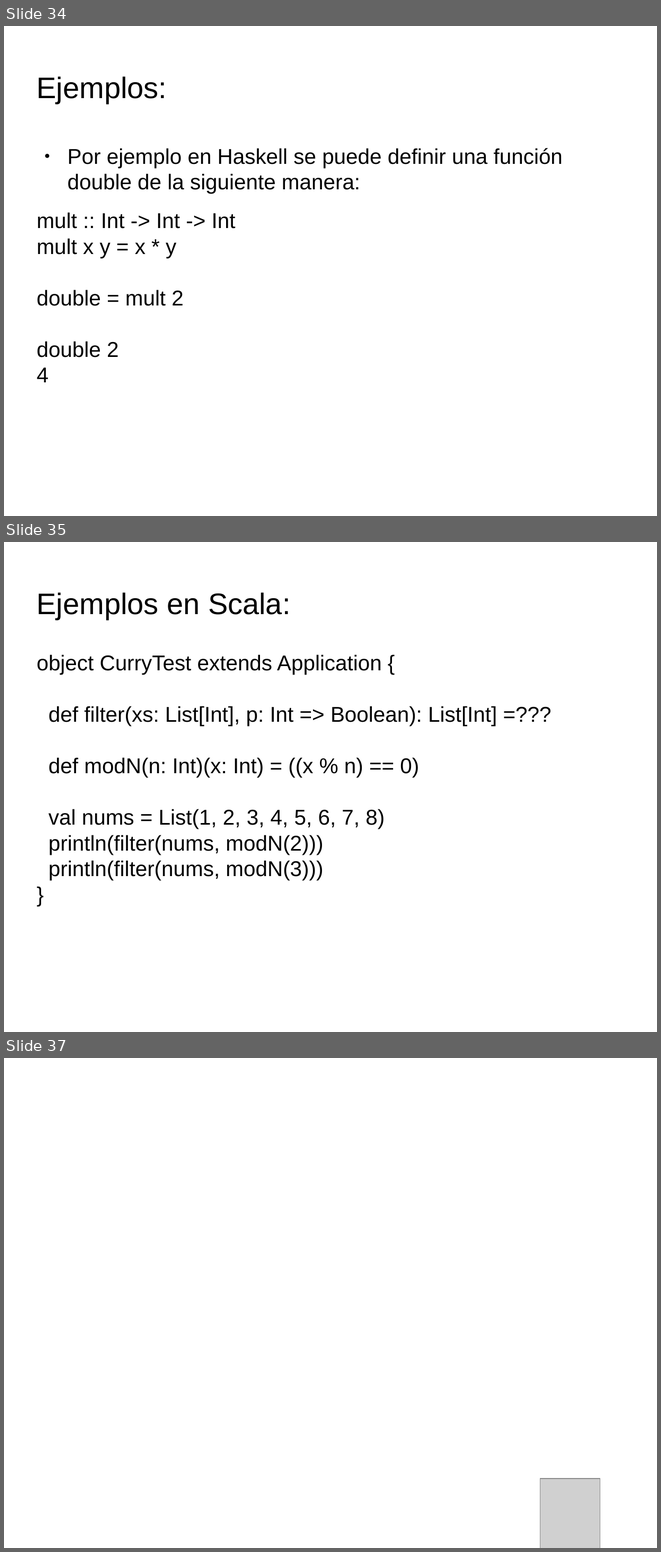
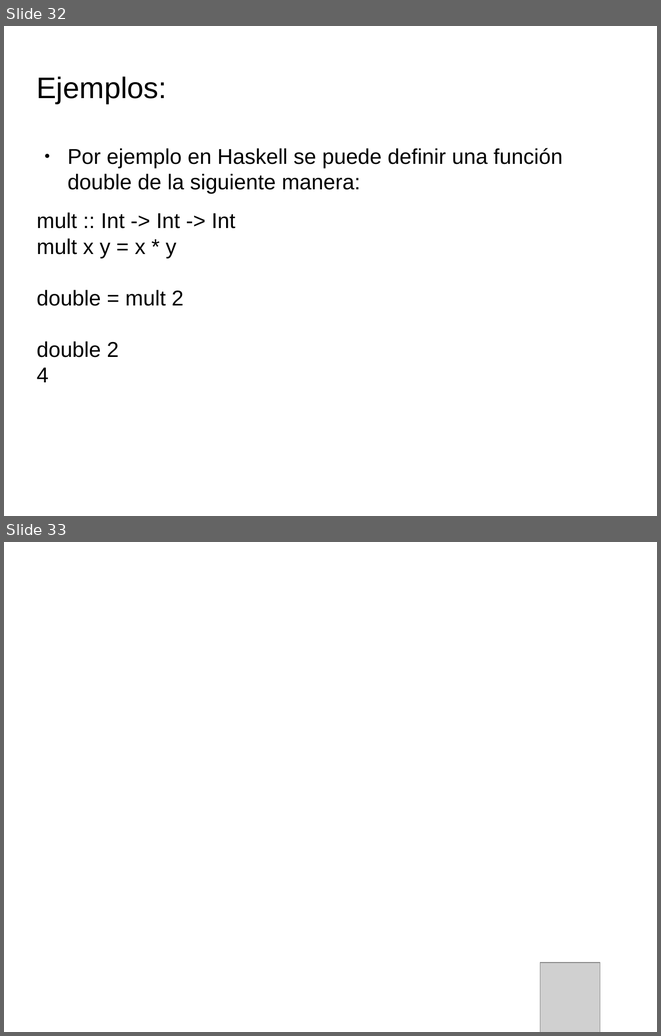
Before and after one commit to emanuelpeg/paradigmaUAP2025, a slide deck: funcional/clase2.pptx. Shown one above the other, each under a label of ours: slides 34, 35 and 37 before the commit, slides 32 and 33 after it; the slides between them are not shown. The pictures are 661x1552 and 661x1036 pixels, drawn with LibreOffice and Linux fonts; fonts in the diff are those of the drawing; grey boxes stand for pictures; background and template pictures are left out. Boxes give left, top, right and bottom in pixels: in the first picture for what was removed or moved away, otherwise in the second. Text is boxed around its words. In the diff, an @@ line names an element or a change of style, - is before the commit and + after.

```diff
--- a/funcional/clase2.pptx
+++ b/funcional/clase2.pptx
@@ slide 35 removed at (x1=4, y1=542, x2=657, y2=1032), background #FFFFFF @@
@@ text removed at (x1=37, y1=592, x2=290, y2=619) @@
-Ejemplos en Scala:
@@ text removed at (x1=37, y1=654, x2=497, y2=880) @@
-object CurryTest extends Application {
-def filter(xs: List[Int], p: Int => Boolean): List[Int] =???
-def modN(n: Int)(x: Int) = ((x % n) == 0)
-val nums = List(1, 2, 3, 4, 5, 6, 7, 8)
-println(filter(nums, modN(2)))
-println(filter(nums, modN(3)))
-}
@@ what was slide 34 is now slide 32 @@
@@ what was slide 37 is now slide 33 @@
```
Also in this commit, not shown: 3 other slides removed, 23 other files.
